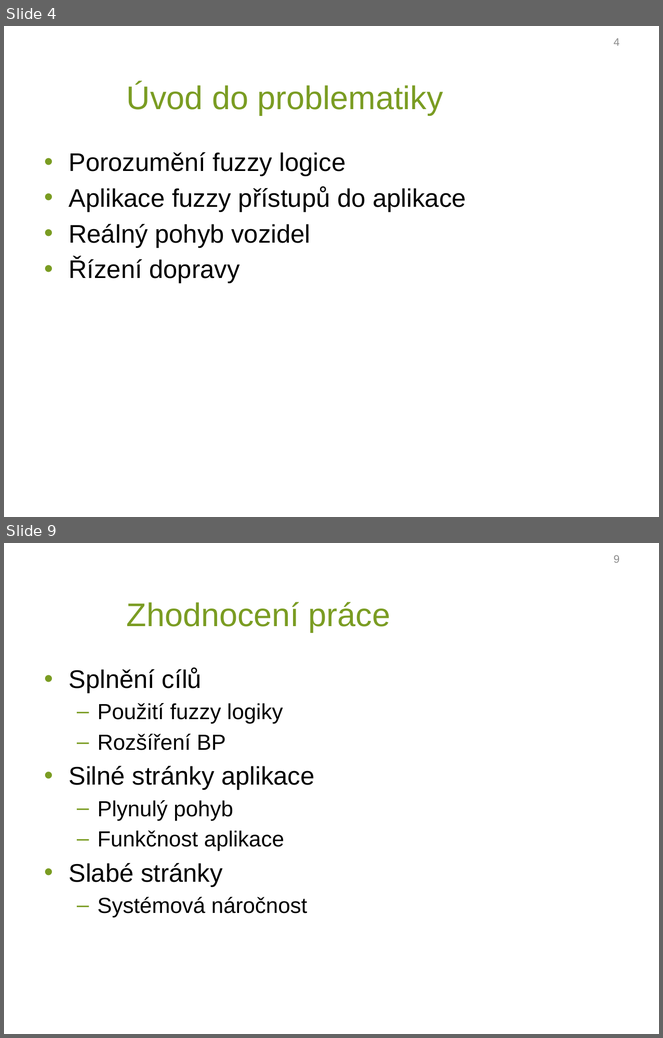
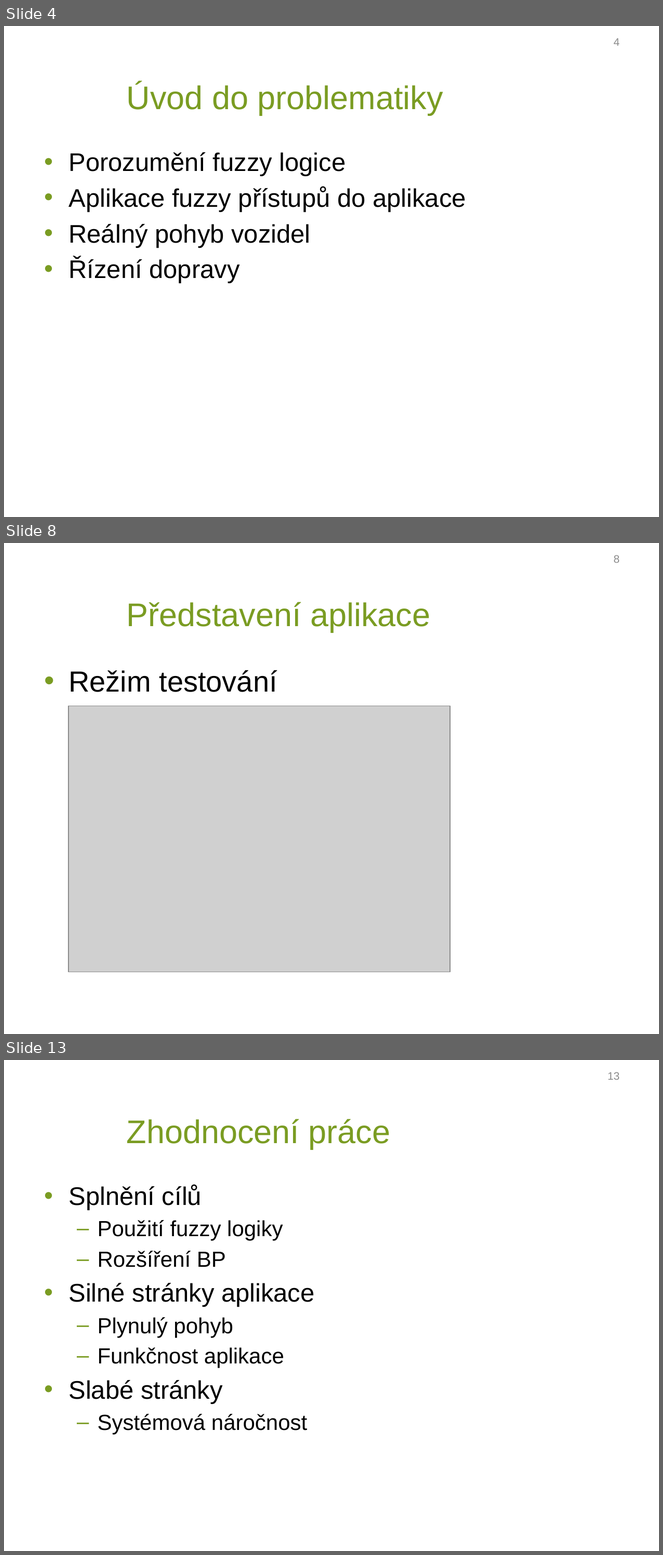
Before and after one commit to Erumoico42/diplomova_prace, a slide deck: prezentace_mikulik.pptx. Shown one above the other, each under a label of ours: slides 4 and 9 before the commit, slides 4, 8 and 13 after it; the slides between them are not shown. The pictures are 663x1038 and 663x1555 pixels, drawn with LibreOffice and Linux fonts; fonts in the diff are those of the drawing; grey boxes stand for pictures; background and template pictures are left out. Boxes give left, top, right and bottom in pixels: in the first picture for what was removed or moved away, otherwise in the second. Text is boxed around its words. In the diff, an @@ line names an element or a change of style, - is before the commit and + after.

```diff
--- a/prezentace_mikulik.pptx
+++ b/prezentace_mikulik.pptx
@@ slide 8 added at [4, 543, 659, 1034], background picture (left out) @@
@@ page number added at [614, 555, 620, 563], 12 pt, text #8C8C8C @@
+8
@@ title added at [127, 602, 430, 632], 36 pt, text #7A9C22 @@
+Představení aplikace
@@ text added at [68, 670, 278, 692], 32 pt, text #000000 @@
+• Režim testování
@@ picture added at [68, 706, 450, 972] @@
@@ what was slide 9 is now slide 13 @@
@@ page number at [608, 1072, 620, 1080]: text changed @@
-9
+13
```
Also in this commit, not shown: 5 slides changed, 3 other slides added, 1 other file.
